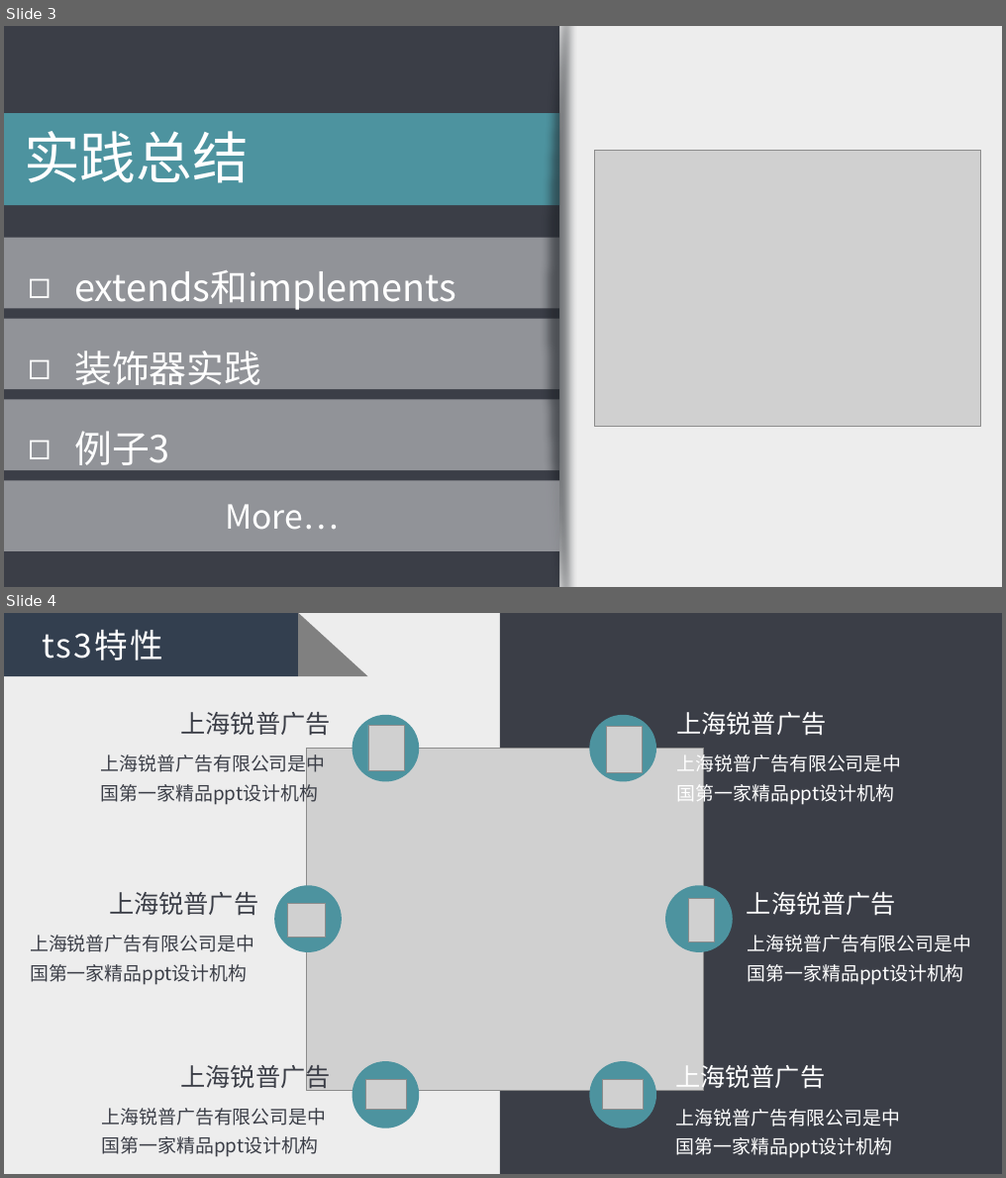
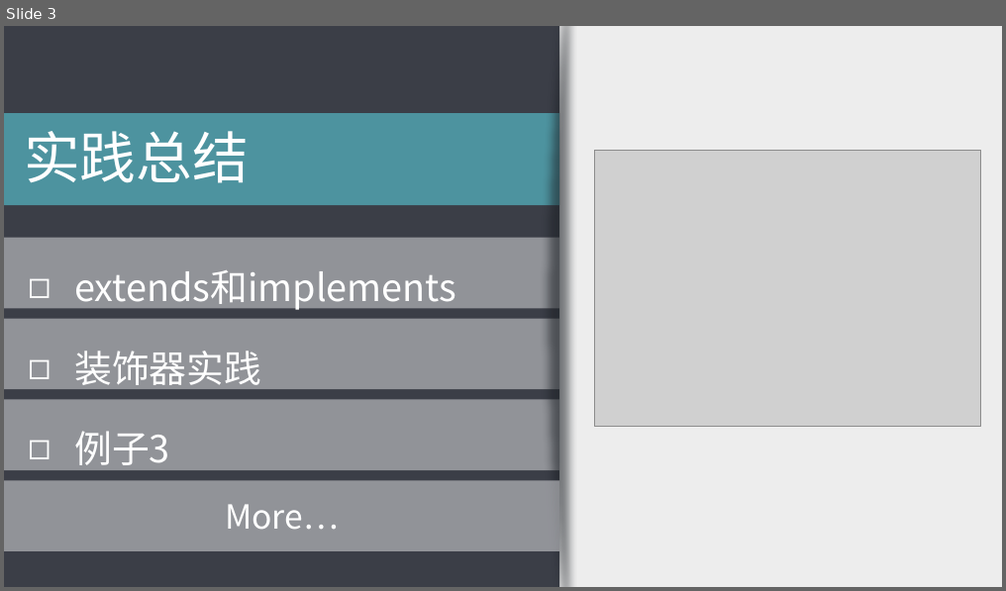
Before and after one commit to wangcherry/typescript-demo, a slide deck: doc/ts实践总结&ts3特性.pptx. Shown one above the other, each under a label of ours: slides 3 and 4 before the commit, slide 3 after it. The pictures are 1006x1178 and 1006x591 pixels, drawn with LibreOffice and Linux fonts; fonts in the diff are those of the drawing; grey boxes stand for pictures; background and template pictures are left out. Boxes give left, top, right and bottom in pixels: in the first picture for what was removed or moved away, otherwise in the second. Text is boxed around its words. In the diff, an @@ line names an element or a change of style, - is before the commit and + after.

```diff
--- a/doc/ts实践总结&ts3特性.pptx
+++ b/doc/ts实践总结&ts3特性.pptx
@@ slide 4 removed at (x1=4, y1=613, x2=1002, y2=1174), background #EDEDED @@
@@ rectangle removed at (x1=4, y1=613, x2=298, y2=676) @@
-ts3特性
@@ right triangle removed at (x1=298, y1=613, x2=368, y2=676) @@
@@ rectangle removed at (x1=500, y1=613, x2=1002, y2=1174) @@
@@ text removed at (x1=180, y1=712, x2=330, y2=736) @@
-上海锐普广告
@@ ellipse removed at (x1=352, y1=715, x2=420, y2=782) @@
@@ picture removed at (x1=368, y1=725, x2=405, y2=771) @@
@@ ellipse removed at (x1=589, y1=715, x2=656, y2=782) @@
@@ picture removed at (x1=606, y1=726, x2=642, y2=772) @@
@@ text removed at (x1=676, y1=712, x2=826, y2=736) @@
-上海锐普广告
@@ text removed at (x1=101, y1=752, x2=326, y2=805) @@
-上海锐普广告有限公司是中国第一家精品ppt设计机构
@@ picture removed at (x1=307, y1=748, x2=704, y2=1090) @@
@@ text removed at (x1=677, y1=752, x2=902, y2=805) @@
-上海锐普广告有限公司是中国第一家精品ppt设计机构
@@ text removed at (x1=109, y1=892, x2=258, y2=916) @@
-上海锐普广告
@@ ellipse removed at (x1=274, y1=885, x2=342, y2=953) @@
@@ picture removed at (x1=288, y1=903, x2=325, y2=937) @@
@@ ellipse removed at (x1=665, y1=885, x2=734, y2=953) @@
@@ picture removed at (x1=688, y1=899, x2=715, y2=943) @@
@@ text removed at (x1=746, y1=892, x2=896, y2=916) @@
-上海锐普广告
@@ text removed at (x1=30, y1=935, x2=254, y2=985) @@
-上海锐普广告有限公司是中国第一家精品ppt设计机构
@@ text removed at (x1=747, y1=935, x2=972, y2=985) @@
-上海锐普广告有限公司是中国第一家精品ppt设计机构
@@ text removed at (x1=180, y1=1060, x2=330, y2=1091) @@
-上海锐普广告
@@ ellipse removed at (x1=352, y1=1061, x2=420, y2=1129) @@
@@ picture removed at (x1=365, y1=1079, x2=406, y2=1109) @@
@@ ellipse removed at (x1=589, y1=1061, x2=656, y2=1129) @@
@@ picture removed at (x1=603, y1=1079, x2=644, y2=1109) @@
@@ text removed at (x1=675, y1=1060, x2=825, y2=1091) @@
-上海锐普广告
@@ text removed at (x1=102, y1=1108, x2=327, y2=1157) @@
-上海锐普广告有限公司是中国第一家精品ppt设计机构
@@ text removed at (x1=676, y1=1109, x2=901, y2=1158) @@
-上海锐普广告有限公司是中国第一家精品ppt设计机构
```
Also in this commit, not shown: 1 slide added, 4 other files.
